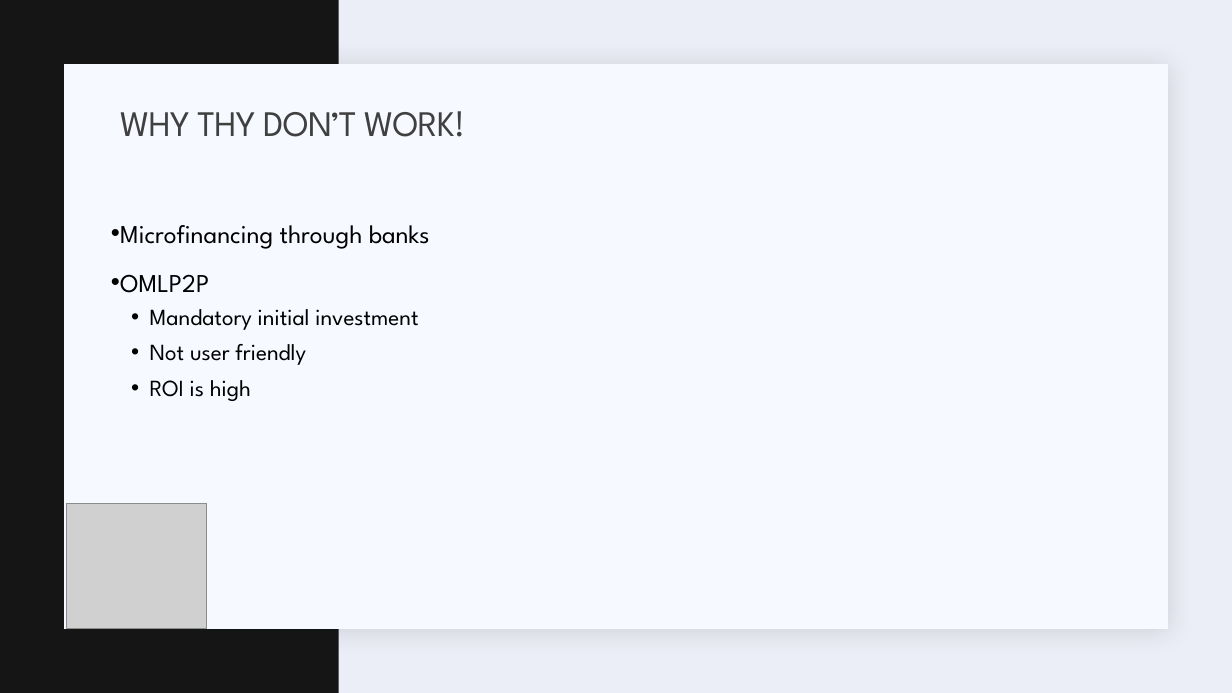
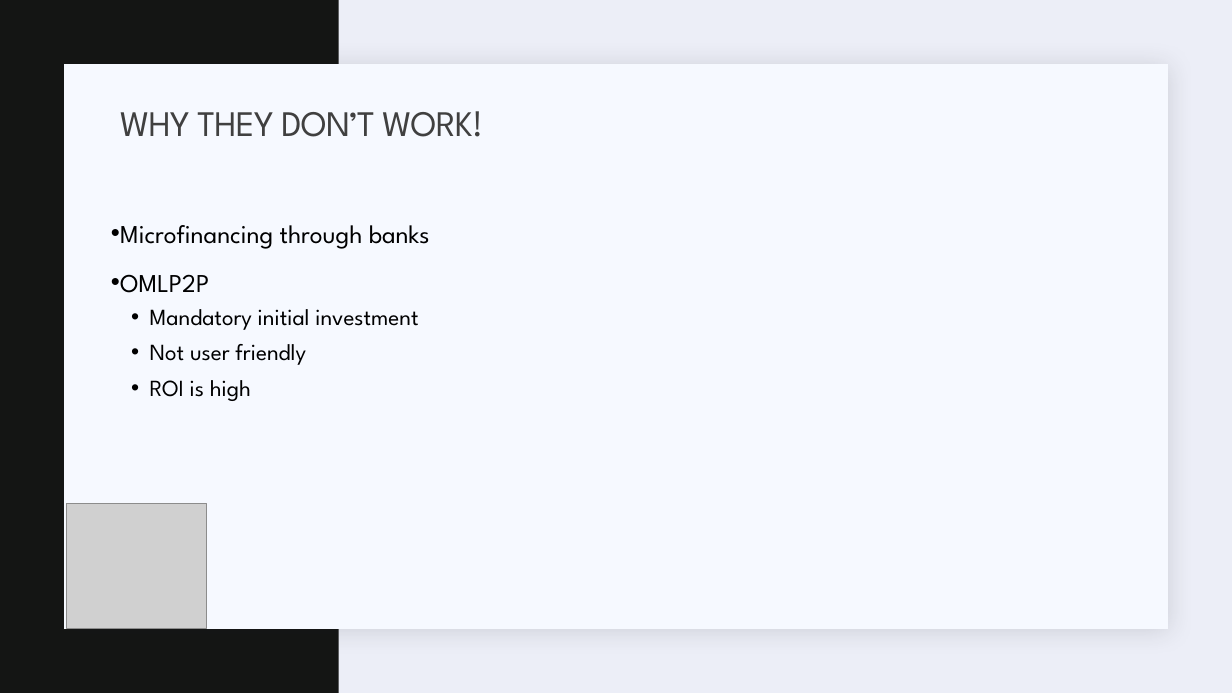
Before and after one commit to sharanp98/Pockets, a slide deck: slide 5 of Pockets.pptx. Drawn at 1232x693 pixels with LibreOffice and Linux fonts; fonts in the diff are those of the drawing; grey boxes stand for pictures. Boxes give left, top, right and bottom in pixels: in the first picture for what was removed or moved away, otherwise in the second. Text is boxed around its words. In the diff, an @@ line names an element or a change of style, - is before the commit and + after.

```diff
--- a/Pockets.pptx
+++ b/Pockets.pptx
@@ title at [120,111,483,137]: text changed @@
-WHY THY DON’T WORK!
+WHY THEY DON’T WORK!
```
